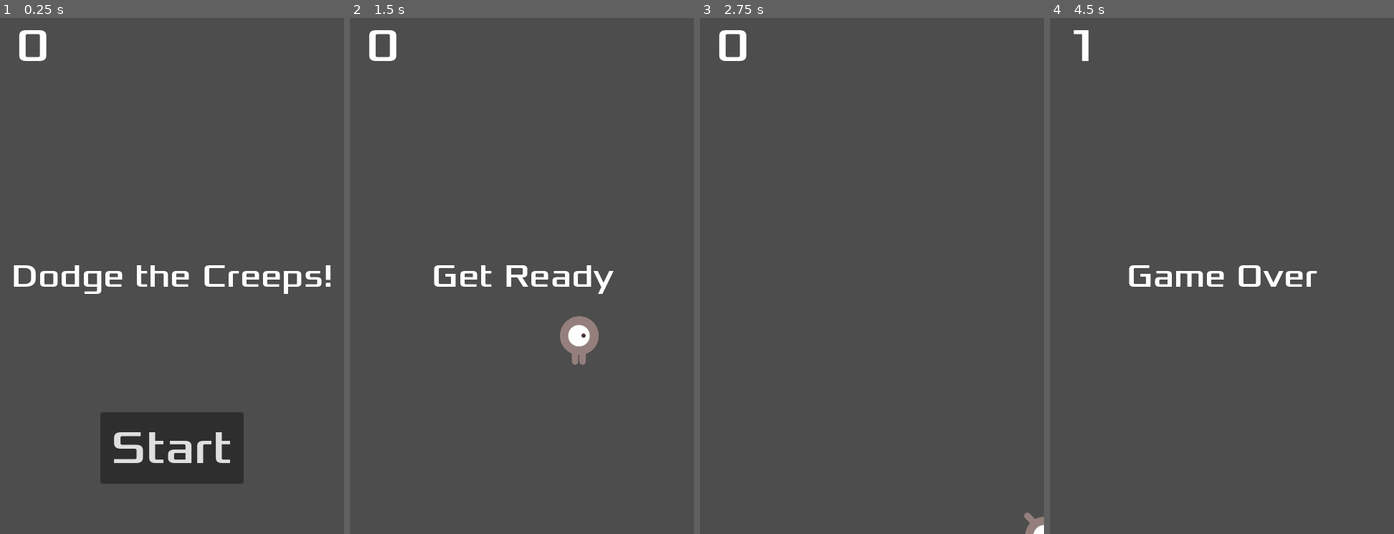
Above: before the commit, frames 1-4 (left to right).
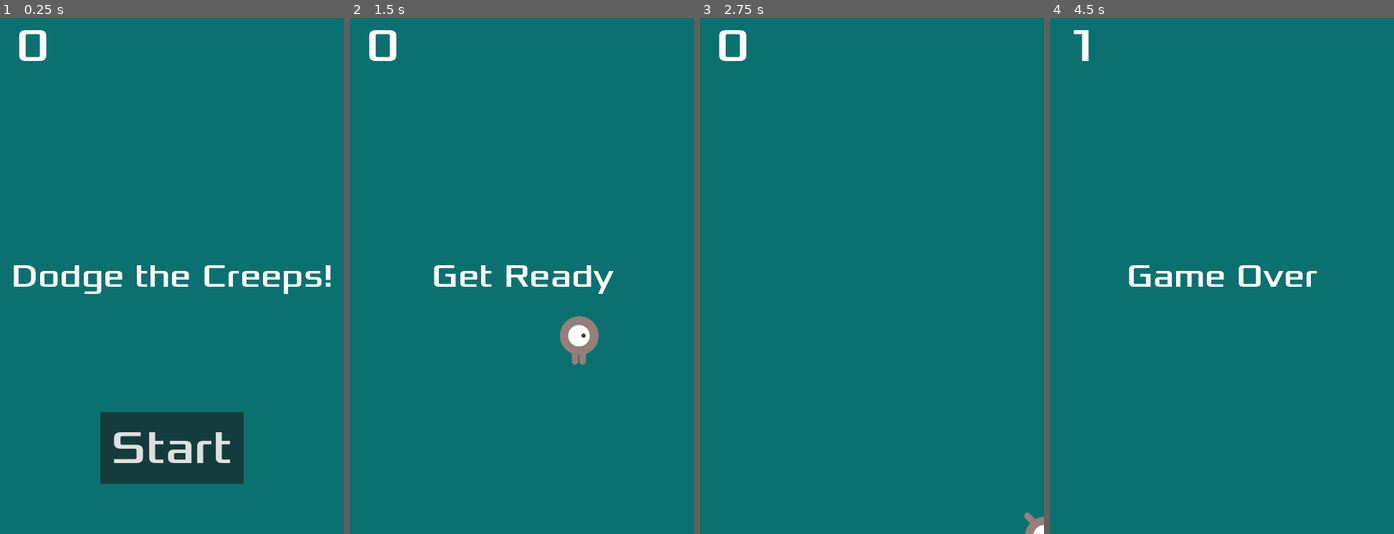
Above: after the commit, the same moments.

Repository: Progress2048/Anergy-Blaster-Zero
Game: Godot game, scene res://main.tscn
Two runs of this game, one before a commit and one after it. Both use one fixed random seed, a clock stepped at 60 frames per second and the inputs below.
Inputs:
- Up to frame 1 (0.25 s): no input
- Up to frame 2 (1.5 s): click "Start" at 0.5 s; tap Enter at 1.25 s; hold Right (move_right) from 1.28 s (still down)
- Up to frame 3 (2.75 s): release Right (move_right) at 2.03 s; hold Down (move_down) from 2.03 s (still down)
- Up to frame 4 (4.5 s): release Down (move_down) at 2.78 s; hold Right (move_right) 2.78-3.53 s; hold Up (move_up) 3.53-4.28 s; hold Left (move_left) from 4.28 s (still down)

The runs differ from the first frame. In frame 1, 98% of the frame differs, in the area x 0-100%, y 0-100%; in frame 2, 98%; in frame 3, 100%; in frame 4, 99%.

Commit message:
Finish all, rename Anergy Blaster Zero

Diff:
--- a/hud.tscn
+++ b/hud.tscn
@@ -2,6 +2,12 @@
 
 [ext_resource type="FontFile" uid="uid://dt51mxoea5nel" path="res://fonts/Xolonium-Regular.ttf" id="1_37p78"]
 [ext_resource type="Script" uid="uid://cygji3sxhggjv" path="res://hud.gd" id="1_64ctp"]
+
+[sub_resource type="InputEventAction" id="InputEventAction_272bh"]
+action = &"start_game"
+
+[sub_resource type="Shortcut" id="Shortcut_7mycd"]
+events = [SubResource("InputEventAction_272bh")]
 
 [node name="HUD" type="CanvasLayer" unique_id=568661967]
 script = ExtResource("1_64ctp")
@@ -47,6 +53,7 @@
 grow_vertical = 0
 theme_override_fonts/font = ExtResource("1_37p78")
 theme_override_font_sizes/font_size = 64
+shortcut = SubResource("Shortcut_7mycd")
 text = "Start"
 
 [node name="MessageTimer" type="Timer" parent="." unique_id=2022046542]
--- a/main.gd
+++ b/main.gd
@@ -7,6 +7,8 @@
 	$ScoreTimer.stop()
 	$MobTimer.stop()
 	$HUD.show_game_over()
+	$BackgroundMusic.stop()
+	$GameOverSound.play()
 
 func new_game():
 	get_tree().call_group("mobs", "queue_free")
@@ -15,6 +17,7 @@
 	$StartTimer.start()
 	$HUD.update_score(score)
 	$HUD.show_message("Get Ready")
+	$BackgroundMusic.play()
 
 func _on_mob_timer_timeout() -> void:
 	# Create a new instance of the Mob scene.
--- a/main.tscn
+++ b/main.tscn
@@ -4,6 +4,8 @@
 [ext_resource type="PackedScene" uid="uid://f6bb80aqyi1" path="res://mob.tscn" id="2_1bvp3"]
 [ext_resource type="PackedScene" uid="uid://cshr3mqfqxlty" path="res://player.tscn" id="2_h2yge"]
 [ext_resource type="PackedScene" uid="uid://cbdvr7ah4hx6p" path="res://hud.tscn" id="4_1bvp3"]
+[ext_resource type="AudioStream" uid="uid://cvxllmjec50cq" path="res://art/House In a Forest Loop.ogg" id="5_7mycd"]
+[ext_resource type="AudioStream" uid="uid://comn4axpn03lh" path="res://art/gameover.wav" id="6_272bh"]
 
 [sub_resource type="Curve2D" id="Curve2D_1bvp3"]
 _data = {
@@ -14,6 +16,14 @@
 [node name="Main" type="Node" unique_id=2072524993]
 script = ExtResource("1_0xm2m")
 mob_scene = ExtResource("2_1bvp3")
+
+[node name="ColorRect" type="ColorRect" parent="." unique_id=831395947]
+anchors_preset = 15
+anchor_right = 1.0
+anchor_bottom = 1.0
+grow_horizontal = 2
+grow_vertical = 2
+color = Color(0.052800003, 0.44, 0.44, 1)
 
 [node name="Player" parent="." unique_id=1440618113 instance=ExtResource("2_h2yge")]
 
@@ -36,6 +46,12 @@
 
 [node name="HUD" parent="." unique_id=568661967 instance=ExtResource("4_1bvp3")]
 
+[node name="BackgroundMusic" type="AudioStreamPlayer2D" parent="." unique_id=1383114397]
+stream = ExtResource("5_7mycd")
+
+[node name="GameOverSound" type="AudioStreamPlayer2D" parent="." unique_id=84228311]
+stream = ExtResource("6_272bh")
+
 [connection signal="hit" from="Player" to="." method="game_over"]
 [connection signal="timeout" from="MobTimer" to="." method="_on_mob_timer_timeout"]
 [connection signal="timeout" from="ScoreTimer" to="." method="_on_score_timer_timeout"]
--- a/project.godot
+++ b/project.godot
@@ -10,7 +10,7 @@
 
 [application]
 
-config/name="godot-2d-sample-first"
+config/name="Anergy Blaster Zero"
 run/main_scene="uid://ivhxuji4ry6o"
 config/features=PackedStringArray("4.7", "Forward Plus")
 config/icon="res://icon.svg"
@@ -47,6 +47,11 @@
 "events": [Object(InputEventKey,"resource_local_to_scene":false,"resource_name":"","device":-1,"window_id":0,"alt_press …(195 unchanged characters)…
 ]
 }
+start_game={
+"deadzone": 0.2,
+"events": [Object(InputEventKey,"resource_local_to_scene":false,"resource_name":"","device":-1,"window_id":0,"alt_pressed":false,"shift_pressed":false,"ctrl_pressed":false,"meta_pressed":false,"pressed":false,"keycode":0,"physical_keycode":4194309,"key_label":0,"unicode":0,"location":0,"echo":false,"script":null)
+]
+}
 
 [physics]
 
